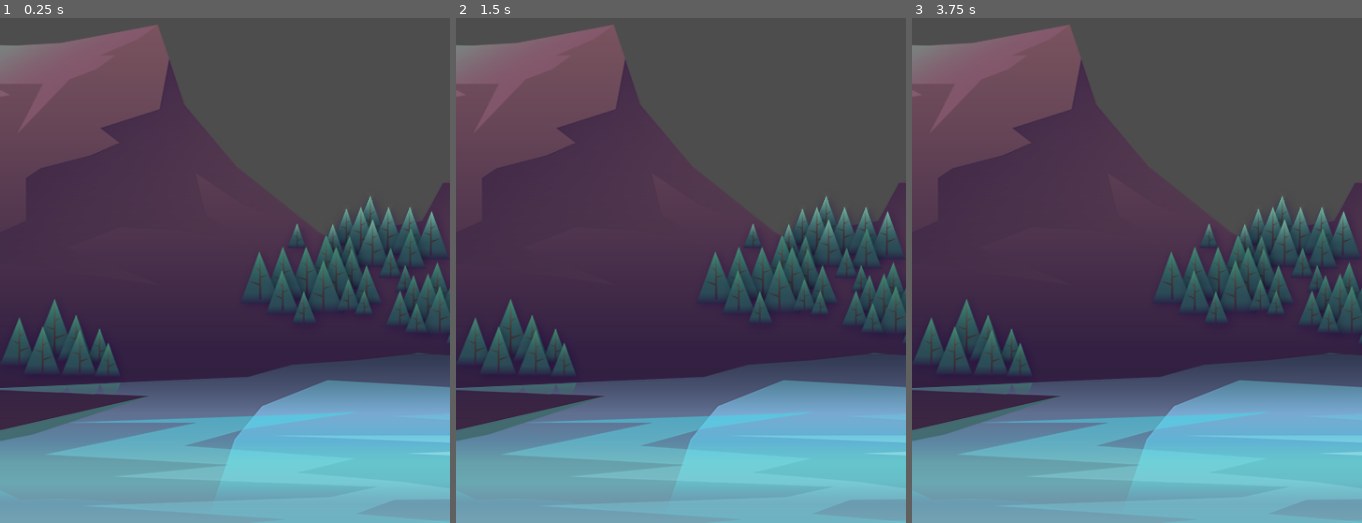
Above: before the commit, frames 1-3 (left to right).
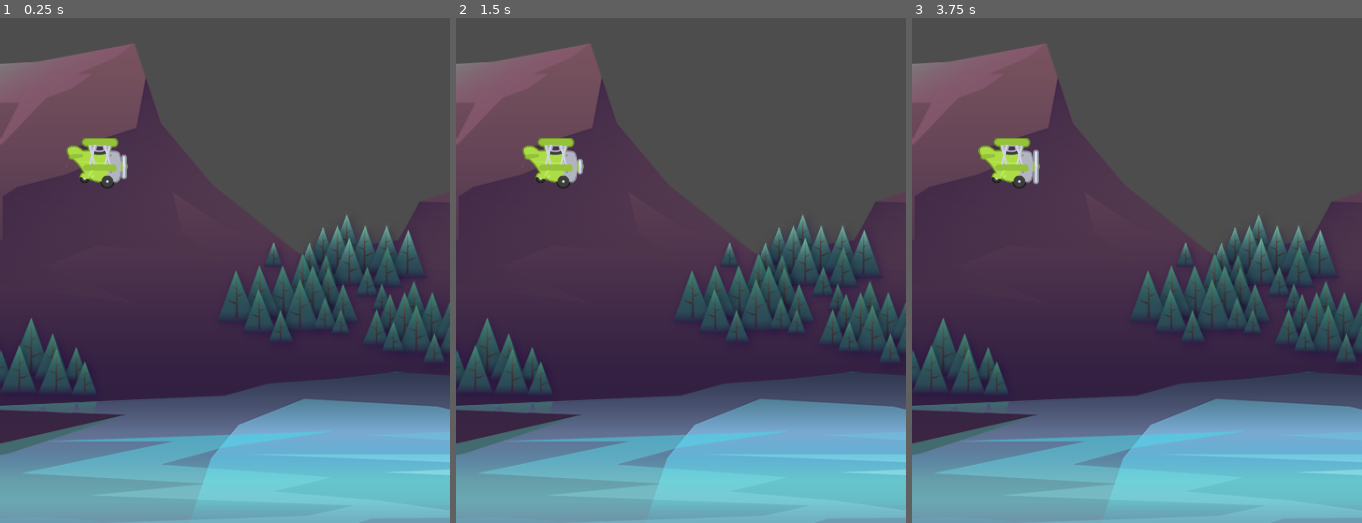
Above: after the commit, the same moments.

Repository: imageofyeshua/tappy-godot
Game: Godot game, scene res://Scenes/Game/Game.tscn
Two runs of this game, one before a commit and one after it. Both use one fixed random seed, a clock stepped at 60 frames per second and the inputs below.
Inputs:
- Up to frame 1 (0.25 s): no input
- Up to frame 2 (1.5 s): tap Enter at 0.5 s
- Up to frame 3 (3.75 s): tap Space at 2 s; tap Enter at 3.5 s

The runs differ from the first frame. In frame 1, 23% of the frame differs, in the area x 0-100%, y 1-100%; in frame 2, 23%; in frame 3, 23%.

Commit message:
Add Plane

Diff:
--- a/Scenes/Game/Game.tscn
+++ b/Scenes/Game/Game.tscn
@@ -1,11 +1,13 @@
-[gd_scene load_steps=2 format=3 uid="uid://dncg1wf5puchd"]
+[gd_scene load_steps=3 format=3 uid="uid://dncg1wf5puchd"]
 
 [ext_resource type="Texture2D" uid="uid://cxjm8bgiqd6q2" path="res://assets/background/rocks_2.png" id="1_wgufc"]
+[ext_resource type="PackedScene" uid="uid://bynduxvqut0ad" path="res://Scenes/Plane/Plane.tscn" id="2_g7xor"]
 
 [node name="Game" type="Node2D"]
 
 [node name="Sprite2D" type="Sprite2D" parent="."]
+position = Vector2(164, 370)
+texture = ExtResource("1_wgufc")
 
-[node name="Rocks2" type="Sprite2D" parent="."]
-position = Vector2(189, 350)
-texture = ExtResource("1_wgufc")
+[node name="Plane" parent="." instance=ExtResource("2_g7xor")]
+position = Vector2(103, 470)
--- /dev/null
+++ b/Scenes/Plane/Plane.tscn
@@ -0,0 +1,48 @@
+[gd_scene load_steps=7 format=3 uid="uid://bynduxvqut0ad"]
+
+[ext_resource type="Texture2D" uid="uid://chpm6ikpqowjv" path="res://assets/plane/planes_sheet.png" id="1_5vaqn"]
+
+[sub_resource type="AtlasTexture" id="AtlasTexture_x8b1i"]
+atlas = ExtResource("1_5vaqn")
+region = Rect2(0, 0, 88, 73)
+
+[sub_resource type="AtlasTexture" id="AtlasTexture_laaog"]
+atlas = ExtResource("1_5vaqn")
+region = Rect2(88, 0, 88, 73)
+
+[sub_resource type="AtlasTexture" id="AtlasTexture_gtexi"]
+atlas = ExtResource("1_5vaqn")
+region = Rect2(176, 0, 88, 73)
+
+[sub_resource type="SpriteFrames" id="SpriteFrames_myxk3"]
+animations = [{
+"frames": [{
+"duration": 1.0,
+"texture": SubResource("AtlasTexture_x8b1i")
+}, {
+"duration": 1.0,
+"texture": SubResource("AtlasTexture_laaog")
+}, {
+"duration": 1.0,
+"texture": SubResource("AtlasTexture_gtexi")
+}],
+"loop": true,
+"name": &"fly",
+"speed": 10.0
+}]
+
+[sub_resource type="CircleShape2D" id="CircleShape2D_5o4sq"]
+radius = 27.0185
+
+[node name="Plane" type="CharacterBody2D"]
+
+[node name="AnimatedSprite2D" type="AnimatedSprite2D" parent="."]
+scale = Vector2(0.75, 0.75)
+sprite_frames = SubResource("SpriteFrames_myxk3")
+animation = &"fly"
+autoplay = "fly"
+frame = 2
+frame_progress = 0.415426
+
+[node name="CollisionShape2D" type="CollisionShape2D" parent="."]
+shape = SubResource("CircleShape2D_5o4sq")
